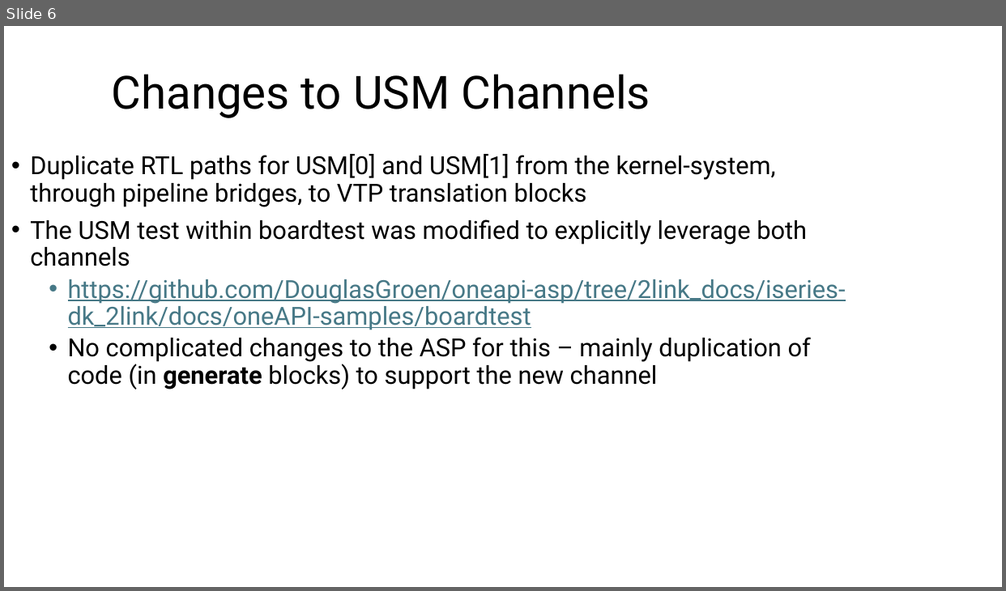
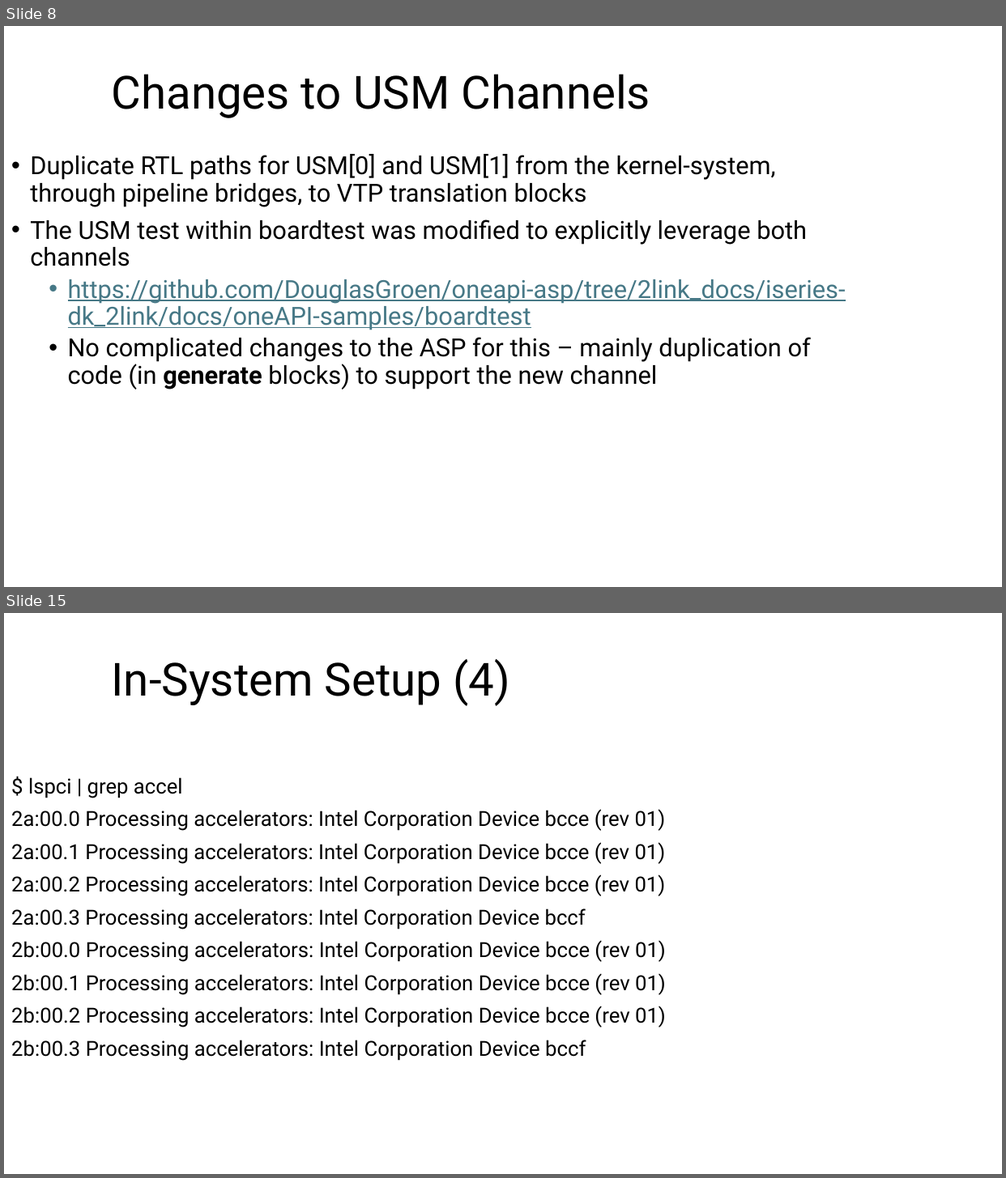
Before and after one commit to DouglasGroen/oneapi-asp, a slide deck: iseries-dk_2link/docs/ofs-asp-multilink-info.pptx. Shown one above the other, each under a label of ours: slide 6 before the commit, slides 8 and 15 after it; the slides between them are not shown. The pictures are 1006x591 and 1006x1178 pixels, drawn with LibreOffice and Linux fonts; fonts in the diff are those of the drawing. Boxes give left, top, right and bottom in pixels: in the first picture for what was removed or moved away, otherwise in the second. Text is boxed around its words. In the diff, an @@ line names an element or a change of style, - is before the commit and + after.

```diff
--- a/iseries-dk_2link/docs/ofs-asp-multilink-info.pptx
+++ b/iseries-dk_2link/docs/ofs-asp-multilink-info.pptx
@@ slide 15 added at box(4, 613, 1002, 1174), background #FFFFFF @@
@@ title added at box(112, 659, 511, 706), 44 pt, text #000000 @@
+In-System Setup (4)
@@ text added at box(11, 777, 666, 1061), 20 pt, text #000000 @@
+$ lspci | grep accel
+2a:00.0 Processing accelerators: Intel Corporation Device bcce (rev 01)
+2a:00.1 Processing accelerators: Intel Corporation Device bcce (rev 01)
+2a:00.2 Processing accelerators: Intel Corporation Device bcce (rev 01)
+2a:00.3 Processing accelerators: Intel Corporation Device bccf
+2b:00.0 Processing accelerators: Intel Corporation Device bcce (rev 01)
+2b:00.1 Processing accelerators: Intel Corporation Device bcce (rev 01)
+2b:00.2 Processing accelerators: Intel Corporation Device bcce (rev 01)
+2b:00.3 Processing accelerators: Intel Corporation Device bccf
@@ what was slide 6 is now slide 8 @@
```
Also in this commit, not shown: 1 slide changed, 6 other slides added.
